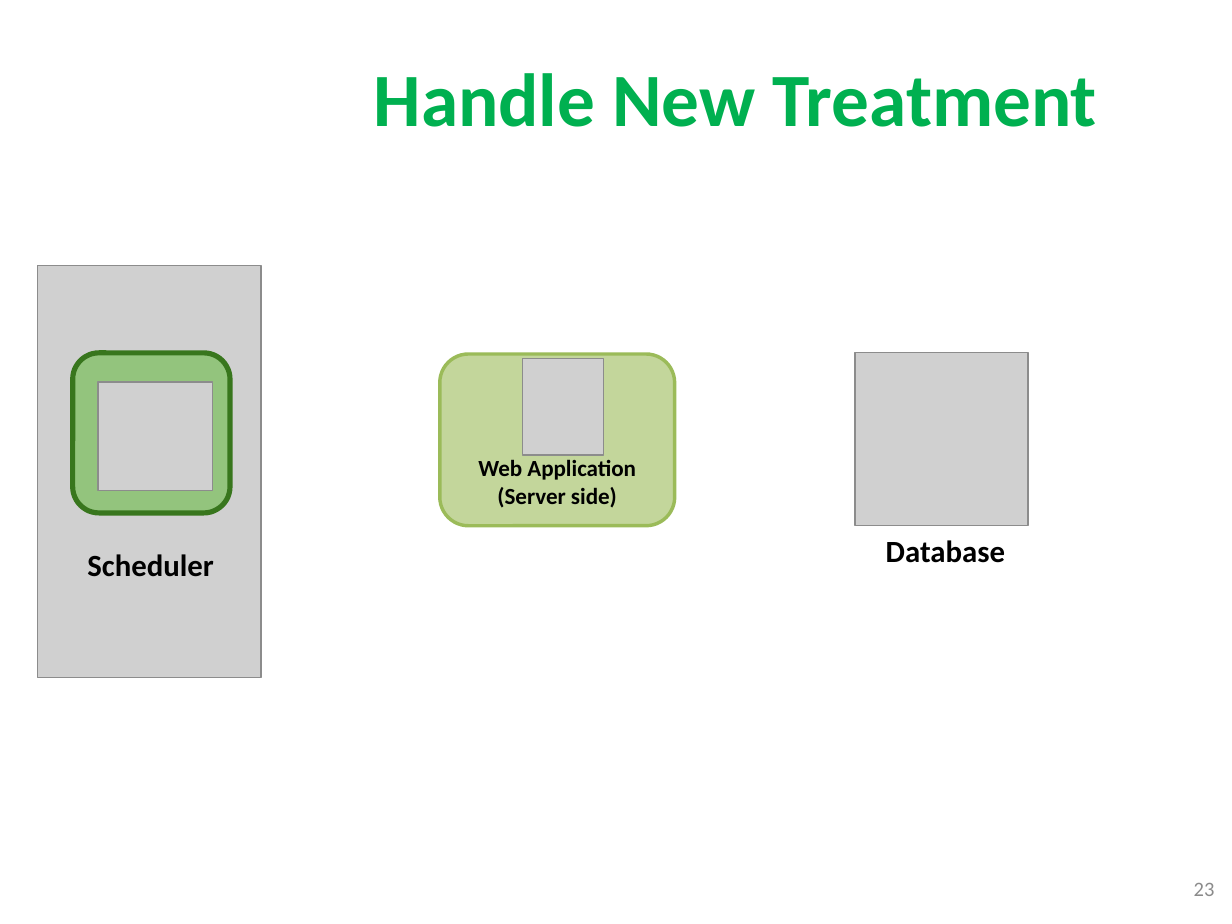
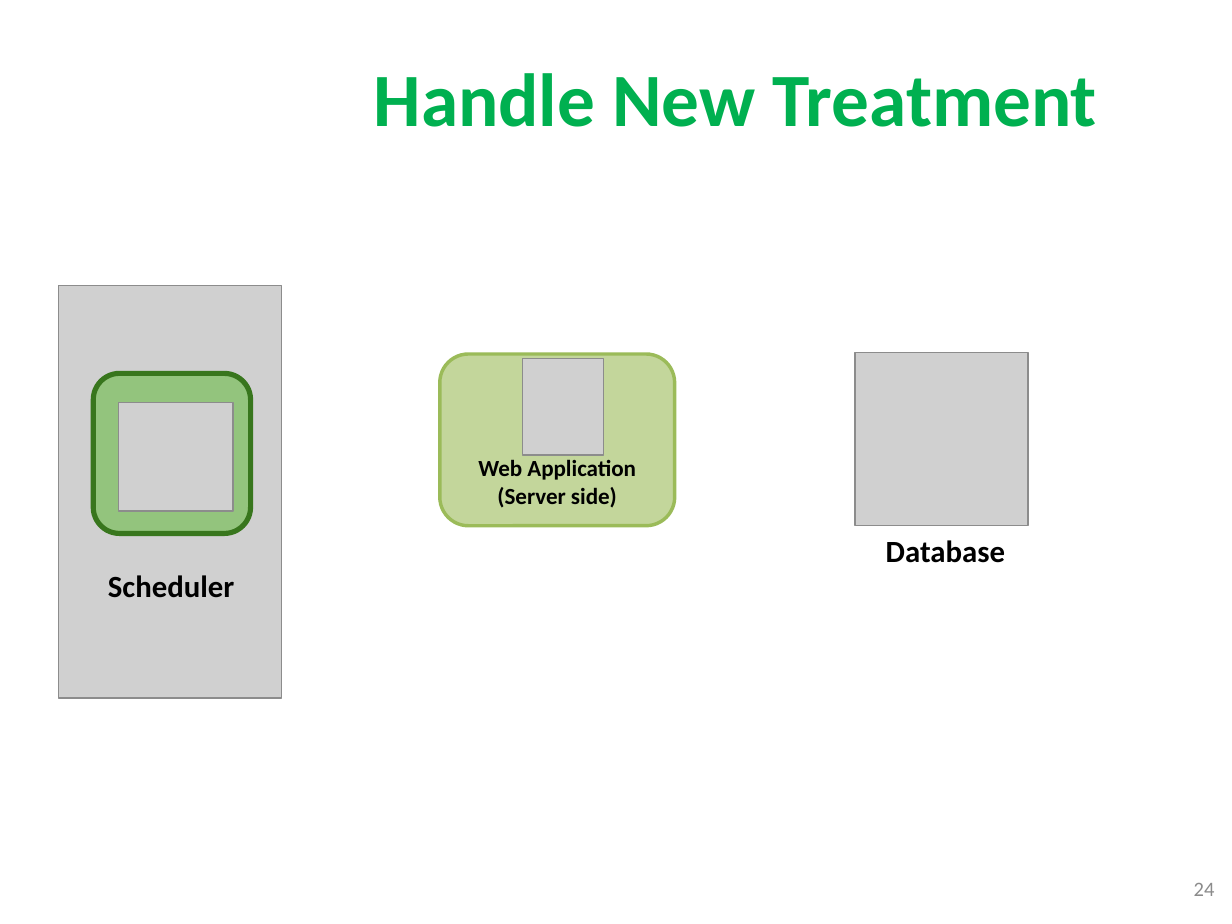
Before and after one commit to quantdse60878/HSTS, a slide deck: slide 24 of docs/Temperature Presentation/Khuong/khuong3.pptx (slide 23 before the commit). Drawn at 1232x924 pixels with LibreOffice and Linux fonts; fonts in the diff are those of the drawing; grey boxes stand for pictures; background and template pictures are left out. Boxes give left, top, right and bottom in pixels: in the first picture for what was removed or moved away, otherwise in the second. Text is boxed around its words. In the diff, an @@ line names an element or a change of style, - is before the commit and + after.

```diff
--- a/docs/Temperature Presentation/Khuong/khuong3.pptx
+++ b/docs/Temperature Presentation/Khuong/khuong3.pptx
@@ rounded rectangle removed at <box>73,352,230,513</box> @@
@@ rounded rectangle: place and size @@
-rounded rectangle at <box>84,354,260,526</box>
+rounded rectangle at <box>94,373,251,533</box>
@@ 2 pictures, 1 text: place and size @@
-2 pictures, 1 text at <box>38,265,261,678</box>
+2 pictures, 1 text at <box>58,286,281,699</box>
@@ page number at <box>1194,883,1215,896</box>: text changed @@
-23
+24
```
Also in this commit, not shown: 25 other slides changed, 2 slides added, 6 slides removed.
